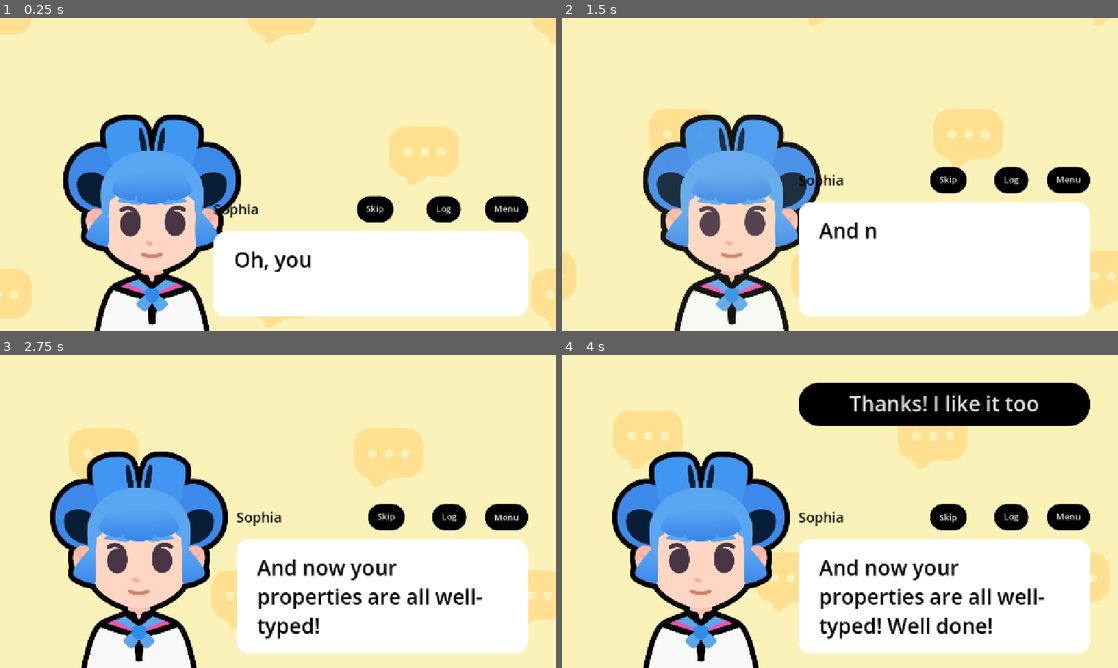
Above: before the commit, frames 1-4 (two rows, left to right).
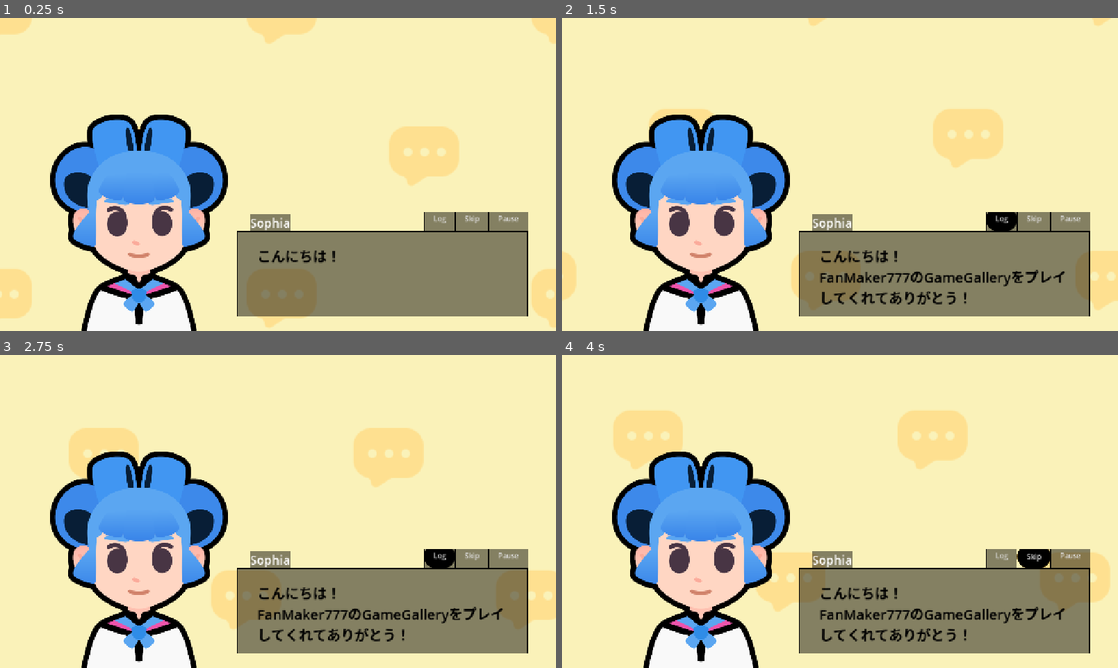
Above: after the commit, the same moments.

Repository: FanMaker777/GameGallery
Game: Godot game, scene res://root/scenes/game/introduce_godot/game/introduce_godot.tscn
Two runs of this game, one before a commit and one after it. Both use one fixed random seed, a clock stepped at 60 frames per second and the inputs below. This scene is started directly instead of the project's main scene. Sound files missing from this copy of the repository are replaced by a short silence.
Inputs (mouse positions are in pixels of both pictures, inside the frame that each line leads up to):
- Up to frame 1 (0.25 s): no input
- Up to frame 2 (1.5 s): click "Log" at 0.5 s; click (934, 68) at 1.25 s, where only the run before the commit has a clickable "Yes, for stronger guarantees!"
- Up to frame 3 (2.75 s): click (505, 517) at 2 s, where only the run before the commit has a clickable "Menu"
- Up to frame 4 (4 s): click (1067, 555) at 2.75 s, where only the run after the commit has a clickable "Pause"; click "Skip" at 3.5 s

The runs differ from the first frame. In frame 1, 28% of the frame differs, in the area x 9-95%, y 30-100%; in frame 2, 35%; in frame 3, 21%; in frame 4, 28%.

Commit message:
UIを調整

Diff:
--- /dev/null
+++ b/root/scenes/game/introduce_godot/assets/resource/dialog_theme.tres
@@ -0,0 +1,92 @@
+[gd_resource type="Theme" load_steps=8 format=3 uid="uid://bvabw0typxcjo"]
+
+[sub_resource type="StyleBoxFlat" id="StyleBoxFlat_3ng56"]
+content_margin_left = 22.0
+content_margin_top = 18.0
+content_margin_right = 22.0
+content_margin_bottom = 18.0
+bg_color = Color(0, 0, 0, 1)
+border_color = Color(0.396078, 0, 0.65098, 1)
+corner_radius_top_left = 48
+corner_radius_top_right = 48
+corner_radius_bottom_right = 48
+corner_radius_bottom_left = 48
+
+[sub_resource type="StyleBoxFlat" id="StyleBoxFlat_vee5m"]
+content_margin_left = 22.0
+content_margin_top = 14.0
+content_margin_right = 22.0
+content_margin_bottom = 18.0
+bg_color = Color(0, 0, 0, 1)
+border_color = Color(0.396078, 0, 0.65098, 1)
+corner_radius_top_left = 48
+corner_radius_top_right = 48
+corner_radius_bottom_right = 48
+corner_radius_bottom_left = 48
+
+[sub_resource type="StyleBoxFlat" id="StyleBoxFlat_lvbo6"]
+content_margin_left = 22.0
+content_margin_top = 18.0
+content_margin_right = 22.0
+content_margin_bottom = 18.0
+bg_color = Color(0.901961, 0.615686, 0, 1)
+border_color = Color(0.396078, 0, 0.65098, 1)
+corner_radius_top_left = 48
+corner_radius_top_right = 48
+corner_radius_bottom_right = 48
+corner_radius_bottom_left = 48
+
+[sub_resource type="StyleBoxFlat" id="StyleBoxFlat_pjs4h"]
+content_margin_left = 22.0
+content_margin_top = 14.0
+content_margin_right = 22.0
+content_margin_bottom = 18.0
+bg_color = Color(0, 0, 0, 0.47058824)
+border_width_left = 1
+border_width_top = 2
+border_width_right = 1
+border_color = Color(0, 0, 0, 1)
+
+[sub_resource type="StyleBoxFlat" id="StyleBoxFlat_4m1p3"]
+content_margin_left = 22.0
+content_margin_top = 18.0
+content_margin_right = 22.0
+content_margin_bottom = 18.0
+bg_color = Color(0.901961, 0.615686, 0, 1)
+border_color = Color(0.396078, 0, 0.65098, 1)
+corner_radius_top_left = 48
+corner_radius_top_right = 48
+corner_radius_bottom_right = 48
+corner_radius_bottom_left = 48
+
+[sub_resource type="StyleBoxFlat" id="StyleBoxFlat_lhm7i"]
+bg_color = Color(0, 0, 0, 0.47058824)
+
+[sub_resource type="StyleBoxFlat" id="StyleBoxFlat_1mdey"]
+content_margin_left = 48.0
+content_margin_top = 32.0
+content_margin_right = 48.0
+content_margin_bottom = 32.0
+bg_color = Color(0, 0, 0, 0.47058824)
+border_width_left = 3
+border_width_top = 3
+border_width_right = 3
+border_width_bottom = 3
+border_color = Color(0, 0, 0, 1)
+
+[resource]
+Button/font_sizes/font_size = 16
+Button/styles/disabled = SubResource("StyleBoxFlat_3ng56")
+Button/styles/focus = SubResource("StyleBoxFlat_vee5m")
+Button/styles/hover = SubResource("StyleBoxFlat_lvbo6")
+Button/styles/normal = SubResource("StyleBoxFlat_pjs4h")
+Button/styles/pressed = SubResource("StyleBoxFlat_4m1p3")
+Label/font_sizes/font_size = 28
+Label/styles/normal = SubResource("StyleBoxFlat_lhm7i")
+RichTextLabel/font_sizes/bold_font_size = 48
+RichTextLabel/font_sizes/bold_italics_font_size = 48
+RichTextLabel/font_sizes/italics_font_size = 48
+RichTextLabel/font_sizes/mono_font_size = 48
+RichTextLabel/font_sizes/normal_font_size = 32
+RichTextLabel/styles/normal = SubResource("StyleBoxFlat_1mdey")
+VBoxContainer/constants/separation = 20
--- a/root/scenes/game/introduce_godot/assets/resource/dialogue_choice.gd
+++ b/root/scenes/game/introduce_godot/assets/resource/dialogue_choice.gd
@@ -1,4 +1,4 @@
-@icon("res://assets/dialogue_choice_icon.svg")
+@icon("uid://dxv3fhu42t0rr")
 class_name DialogueChoice extends Resource
 
 @export var text := ""
--- a/root/scenes/game/introduce_godot/assets/resource/visual_novel_system.tres
+++ b/root/scenes/game/introduce_godot/assets/resource/visual_novel_system.tres
@@ -1,6 +1,14 @@
-[gd_resource type="Theme" format=3 uid="uid://6l7iy2diqvb"]
+[gd_resource type="Theme" load_steps=2 format=3 uid="uid://6l7iy2diqvb"]
+
+[sub_resource type="StyleBoxFlat" id="StyleBoxFlat_bjrhx"]
+bg_color = Color(0, 0, 0, 0.4745098)
+corner_radius_top_left = 16
+corner_radius_top_right = 16
+corner_radius_bottom_right = 16
+corner_radius_bottom_left = 16
 
 [resource]
 Button/font_sizes/font_size = 20
 Label/colors/font_color = Color(0, 0, 0, 1)
 Label/font_sizes/font_size = 32
+RichTextLabel/styles/normal = SubResource("StyleBoxFlat_bjrhx")
--- /dev/null
+++ b/root/scenes/game/introduce_godot/game/dialog.tscn
@@ -0,0 +1,68 @@
+[gd_scene load_steps=2 format=3 uid="uid://dnosdtcbmacf"]
+
+[ext_resource type="Theme" uid="uid://bvabw0typxcjo" path="res://root/scenes/game/introduce_godot/assets/resource/dialog_theme.tres" id="1_u3ej8"]
+
+[node name="Dialog" type="Control"]
+clip_contents = true
+layout_mode = 3
+anchor_right = 0.5
+anchor_bottom = 0.26700002
+offset_bottom = -0.24002075
+theme = ExtResource("1_u3ej8")
+
+[node name="VBoxContainer" type="VBoxContainer" parent="."]
+layout_mode = 1
+anchors_preset = 15
+anchor_right = 1.0
+anchor_bottom = 1.0
+theme_override_constants/separation = 0
+
+[node name="MarginContainer" type="MarginContainer" parent="VBoxContainer"]
+layout_mode = 2
+size_flags_vertical = 8
+theme_override_constants/margin_left = 32
+
+[node name="HBoxContainer" type="HBoxContainer" parent="VBoxContainer/MarginContainer"]
+layout_mode = 2
+size_flags_vertical = 10
+
+[node name="NameLabel" type="Label" parent="VBoxContainer/MarginContainer/HBoxContainer"]
+layout_mode = 2
+size_flags_horizontal = 0
+size_flags_vertical = 8
+text = "Sophia"
+
+[node name="Space" type="Control" parent="VBoxContainer/MarginContainer/HBoxContainer"]
+layout_mode = 2
+size_flags_horizontal = 3
+
+[node name="GridContainer" type="GridContainer" parent="VBoxContainer/MarginContainer/HBoxContainer"]
+layout_mode = 2
+size_flags_horizontal = 8
+size_flags_vertical = 8
+theme_override_constants/h_separation = 0
+columns = 3
+
+[node name="LogBitton" type="Button" parent="VBoxContainer/MarginContainer/HBoxContainer/GridContainer"]
+layout_mode = 2
+size_flags_horizontal = 10
+size_flags_vertical = 8
+text = "Log"
+
+[node name="SkipButton" type="Button" parent="VBoxContainer/MarginContainer/HBoxContainer/GridContainer"]
+layout_mode = 2
+size_flags_horizontal = 10
+text = "Skip"
+
+[node name="PauseButton" type="Button" parent="VBoxContainer/MarginContainer/HBoxContainer/GridContainer"]
+layout_mode = 2
+size_flags_horizontal = 10
+text = "Pause"
+
+[node name="RichTextLabel" type="RichTextLabel" parent="VBoxContainer"]
+layout_mode = 2
+size_flags_vertical = 3
+bbcode_enabled = true
+text = "Hello World
+"
+fit_content = true
--- a/root/scenes/game/introduce_godot/game/introduce_godot.gd
+++ b/root/scenes/game/introduce_godot/game/introduce_godot.gd
@@ -1,5 +1,5 @@
 @tool
-#@icon("res://assets/dialogue_scene_icon.svg")
+@icon("uid://c1y5nxj2xu33x")
 extends Control
 
 ## An array of dictionaries. Each dictionary has three properties:
@@ -8,7 +8,12 @@
 ## - character: a [code]Texture[/code] representing the character
 @export var dialogue_items: Array[DialogueItem] = []:
 	set = set_dialogue_items
-
+func set_dialogue_items(new_dialogue_items: Array[DialogueItem]) -> void:
+	# インスペクター上で、自動で空のリソースを設定
+	for index in new_dialogue_items.size():
+		if new_dialogue_items[index] == null:
+			new_dialogue_items[index] = DialogueItem.new()
+	dialogue_items = new_dialogue_items
 
 ## UI element that shows the texts
 @onready var rich_text_label: RichTextLabel = %RichTextLabel
@@ -19,12 +24,56 @@
 ## The Expression
 @onready var expression: TextureRect = %Expression
 @onready var action_buttons_v_box_container: VBoxContainer = %ActionButtonsVBoxContainer
-
+## 表示するDialogueItemのインデックス
+var dialogue_item_index:int = 0
 
 func _ready() -> void:
 	if Engine.is_editor_hint():
 		return
-	show_text(0)
+	show_text(dialogue_item_index)
+
+## Draws the current text to the rich text element
+func show_text(current_item_index: int) -> void:
+	# 表示するDialogueItemのインデックスを設定
+	dialogue_item_index = current_item_index
+	# 表示する情報を、DialogueItemリソースから取得
+	var current_item := dialogue_items[dialogue_item_index]
+	# 表示する情報を設定
+	rich_text_label.text = current_item.text
+	expression.texture = current_item.expression
+	body.texture = current_item.character
+	# 選択肢ボタンを生成
+	create_buttons(current_item.choices)
+
+	# テキストの表示量を0に設定
+	rich_text_label.visible_ratio = 0.0
+	var tween := create_tween()
+	# 表示するテキストの長さから、適切な表示時間を算出
+	var text_appearing_duration: float = current_item["text"].length() / 30.0
+	# テキストをスムーズに表示
+	tween.tween_property(rich_text_label, "visible_ratio", 1.0, text_appearing_duration)
+
+	# テキスト表示音の再生オフセットを算出
+	var sound_max_offset := audio_stream_player.stream.get_length() - text_appearing_duration
+	var sound_start_position := randf() * sound_max_offset
+	# テキスト表示音を再生
+	audio_stream_player.play(sound_start_position)
+	# テキスト表示終了時、表示音をストップ
+	tween.finished.connect(audio_stream_player.stop)
+
+	for button: Button in action_buttons_v_box_container.get_children():
+		# ボタンを無効化
+		button.disabled = true
+		button.modulate.a = 0
+
+	# テキスト表示終了時
+	tween.finished.connect(func() -> void:
+		var button_tween := create_tween()
+		for button: Button in action_buttons_v_box_container.get_children():
+			button.disabled = false
+			# ボタンをゆっくりと表示
+			button_tween.tween_property(button,"modulate:a", 1.0, 0.3)
+	)
 
 func create_buttons(choices_data: Array[DialogueChoice]) -> void:
 	# BOX内のボタンを全て削除
@@ -42,79 +91,8 @@
 			var target_line_idx := choice.target_line_idx
 			button.pressed.connect(show_text.bind(target_line_idx))
 
-## Draws the current text to the rich text element
-func show_text(current_item_index: int) -> void:
-	# We retrieve the current item from the array
-	var current_item := dialogue_items[current_item_index]
-	# from the item, we extract the properties.
-	# We set the text to the rich text control
-	# And we set the appropriate expression texture
-	rich_text_label.text = current_item.text
-	expression.texture = current_item.expression
-	body.texture = current_item.character
-	create_buttons(current_item.choices)
-
-	# We set the initial visible ratio to the text to 0, so we can change it in the tween
-	rich_text_label.visible_ratio = 0.0
-	# We create a tween that will draw the text
-	var tween := create_tween()
-	# A variable that holds the amount of time for the text to show, in seconds
-	# We could write this directly in the tween call, but this is clearer.
-	# We will also use this for deciding on the sound length
-	var text_appearing_duration: float = current_item["text"].length() / 30.0
-	# We show the text slowly
-	tween.tween_property(rich_text_label, "visible_ratio", 1.0, text_appearing_duration)
-	# We randomize the audio playback's start time to make it sound different
-	# every time.
-	# We obtain the last possible offset in the sound that we can start from
-	var sound_max_offset := audio_stream_player.stream.get_length() - text_appearing_duration
-	# We pick a random position on that length
-	var sound_start_position := randf() * sound_max_offset
-	# We start playing the sound
-	audio_stream_player.play(sound_start_position)
-	# We make sure the sound stops when the text finishes displaying
-	tween.finished.connect(audio_stream_player.stop)
-
-	# We animate the character sliding in.
-	slide_in()
-
-	for button: Button in action_buttons_v_box_container.get_children():
-		button.disabled = true
-		# Make the buttons transparent.
-		button.modulate.a = 0
-
-	tween.finished.connect(func() -> void:
-		# We create a tween before the loop to queue the animations.
-		var button_tween := create_tween()
-		for button: Button in action_buttons_v_box_container.get_children():
-			button.disabled = false
-			# We tween the modulate property to fade in the button.
-			button_tween.tween_property(button,"modulate:a", 1.0, 0.3)
-	)
-
-	for button: Button in action_buttons_v_box_container.get_children():
-		# ボタンを透明にする
-		button.modulate.a = 0
-
-
-
-## Animates the character when they start talking
-func slide_in() -> void:
-	var slide_tween := create_tween()
-	slide_tween.set_ease(Tween.EASE_OUT)
-	body.position.x = get_viewport_rect().size.x / 7
-	slide_tween.tween_property(body, "position:x", 0, 0.3)
-	body.modulate.a = 0
-	slide_tween.parallel().tween_property(body, "modulate:a", 1, 0.2)
-
-func set_dialogue_items(new_dialogue_items: Array[DialogueItem]) -> void:
-	for index in new_dialogue_items.size():
-		if new_dialogue_items[index] == null:
-			new_dialogue_items[index] = DialogueItem.new()
-	dialogue_items = new_dialogue_items
-	update_configuration_warnings()
-
-func _get_configuration_warnings() -> PackedStringArray:
-	if dialogue_items.is_empty():
-		return ["You need at least one dialogue item for the dialogue system to work."]
-	return []
+func _input(event: InputEvent) -> void:
+	if event.is_action_pressed("ui_accept"):
+		# 表示するDialogueItemのインデックスをインクリメント
+		dialogue_item_index += 1
+		show_text(dialogue_item_index)
--- a/root/scenes/game/introduce_godot/game/introduce_godot.tscn
+++ b/root/scenes/game/introduce_godot/game/introduce_godot.tscn
@@ -9,25 +9,13 @@
 [ext_resource type="Shader" uid="uid://dm7717xxg836f" path="res://root/scenes/game/introduce_godot/assets/resource/sliding_background.gdshader" id="7_2qbk6"]
 [ext_resource type="Texture2D" uid="uid://bjugs04tjn2hk" path="res://root/scenes/game/introduce_godot/assets/image/bubble_pattern.png" id="8_04jl8"]
 [ext_resource type="AudioStream" uid="uid://baqa018p2og8r" path="res://root/scenes/game/introduce_godot/assets/sounds/talking_synth.ogg" id="9_lc2ba"]
-[ext_resource type="Theme" uid="uid://6l7iy2diqvb" path="res://root/scenes/game/introduce_godot/assets/resource/visual_novel_system.tres" id="10_50sdc"]
+[ext_resource type="Theme" uid="uid://bvabw0typxcjo" path="res://root/scenes/game/introduce_godot/assets/resource/dialog_theme.tres" id="10_50sdc"]
 [ext_resource type="PackedScene" uid="uid://dj6ye05dbiqpi" path="res://root/autoload/pause_screen/pause_screen.tscn" id="10_wo46p"]
-
-[sub_resource type="Resource" id="Resource_xlxck"]
-script = ExtResource("5_aexc2")
-text = "Yes, for stronger guarantees! "
-target_line_idx = 2
-metadata/_custom_type_script = "uid://bpy3o8wl5o11f"
-
-[sub_resource type="Resource" id="Resource_1m3r0"]
-script = ExtResource("5_aexc2")
-text = "It seems so complicated"
-target_line_idx = 1
-metadata/_custom_type_script = "uid://bpy3o8wl5o11f"
 
 [sub_resource type="Resource" id="Resource_ujubm"]
 script = ExtResource("3_thdtq")
-choices = Array[ExtResource("5_aexc2")]([SubResource("Resource_xlxck"), SubResource("Resource_1m3r0")])
-text = "Oh, you're going to use resources!"
+text = "こんにちは！
+FanMaker777のGameGalleryをプレイしてくれてありがとう！"
 metadata/_custom_type_script = "uid://dei5f1ruqnct7"
 
 [sub_resource type="Resource" id="Resource_1f3kq"]
@@ -136,6 +124,7 @@
 unique_name_in_owner = true
 layout_mode = 2
 size_flags_vertical = 3
+size_flags_stretch_ratio = 6.0
 
 [node name="Button" type="Button" parent="MarginContainer/VBoxContainer/ActionButtonsVBoxContainer"]
 layout_mode = 2
@@ -145,40 +134,68 @@
 layout_mode = 2
 text = "test"
 
-[node name="HBoxContainer" type="HBoxContainer" parent="MarginContainer/VBoxContainer"]
+[node name="Dialog" type="Control" parent="MarginContainer/VBoxContainer"]
+clip_contents = true
+layout_mode = 2
+size_flags_vertical = 3
+size_flags_stretch_ratio = 4.0
+theme = ExtResource("10_50sdc")
+
+[node name="VBoxContainer" type="VBoxContainer" parent="MarginContainer/VBoxContainer/Dialog"]
+layout_mode = 1
+anchors_preset = 15
+anchor_right = 1.0
+anchor_bottom = 1.0
+grow_horizontal = 2
+grow_vertical = 2
+theme_override_constants/separation = 0
+
+[node name="MarginContainer" type="MarginContainer" parent="MarginContainer/VBoxContainer/Dialog/VBoxContainer"]
+layout_mode = 2
+size_flags_vertical = 8
+theme_override_constants/margin_left = 32
+
+[node name="HBoxContainer" type="HBoxContainer" parent="MarginContainer/VBoxContainer/Dialog/VBoxContainer/MarginContainer"]
 layout_mode = 2
 size_flags_vertical = 10
-theme = ExtResource("10_50sdc")
-
-[node name="NameLabel" type="Label" parent="MarginContainer/VBoxContainer/HBoxContainer"]
+
+[node name="NameLabel" type="Label" parent="MarginContainer/VBoxContainer/Dialog/VBoxContainer/MarginContainer/HBoxContainer"]
 layout_mode = 2
 size_flags_horizontal = 0
+size_flags_vertical = 8
 text = "Sophia"
 
-[node name="Space" type="Control" parent="MarginContainer/VBoxContainer/HBoxContainer"]
+[node name="Space" type="Control" parent="MarginContainer/VBoxContainer/Dialog/VBoxContainer/MarginContainer/HBoxContainer"]
 layout_mode = 2
 size_flags_horizontal = 3
 
-[node name="SkipButton" type="Button" parent="MarginContainer/VBoxContainer/HBoxContainer"]
+[node name="GridContainer" type="GridContainer" parent="MarginContainer/VBoxContainer/Dialog/VBoxContainer/MarginContainer/HBoxContainer"]
+layout_mode = 2
+size_flags_horizontal = 8
+size_flags_vertical = 8
+theme_override_constants/h_separation = 0
+columns = 3
+
+[node name="LogBitton" type="Button" parent="MarginContainer/VBoxContainer/Dialog/VBoxContainer/MarginContainer/HBoxContainer/GridContainer"]
+layout_mode = 2
+size_flags_horizontal = 10
+size_flags_vertical = 8
+text = "Log"
+
+[node name="SkipButton" type="Button" parent="MarginContainer/VBoxContainer/Dialog/VBoxContainer/MarginContainer/HBoxContainer/GridContainer"]
 layout_mode = 2
 size_flags_horizontal = 10
 text = "Skip"
 
-[node name="LogBitton" type="Button" parent="MarginContainer/VBoxContainer/HBoxContainer"]
+[node name="PauseButton" type="Button" parent="MarginContainer/VBoxContainer/Dialog/VBoxContainer/MarginContainer/HBoxContainer/GridContainer"]
 layout_mode = 2
 size_flags_horizontal = 10
-text = "Log"
-
-[node name="MenuButton" type="Button" parent="MarginContainer/VBoxContainer/HBoxContainer"]
-layout_mode = 2
-size_flags_horizontal = 10
-text = "Menu"
-
-[node name="RichTextLabel" type="RichTextLabel" parent="MarginContainer/VBoxContainer"]
-unique_name_in_owner = true
-layout_mode = 2
-size_flags_horizontal = 3
-size_flags_vertical = 10
+text = "Pause"
+
+[node name="RichTextLabel" type="RichTextLabel" parent="MarginContainer/VBoxContainer/Dialog/VBoxContainer"]
+unique_name_in_owner = true
+layout_mode = 2
+size_flags_vertical = 3
 bbcode_enabled = true
 text = "Hello World
 "
Not shown: 1 places in root/scenes/game/introduce_godot/game/introduce_godot.tscn that only renumber resources
